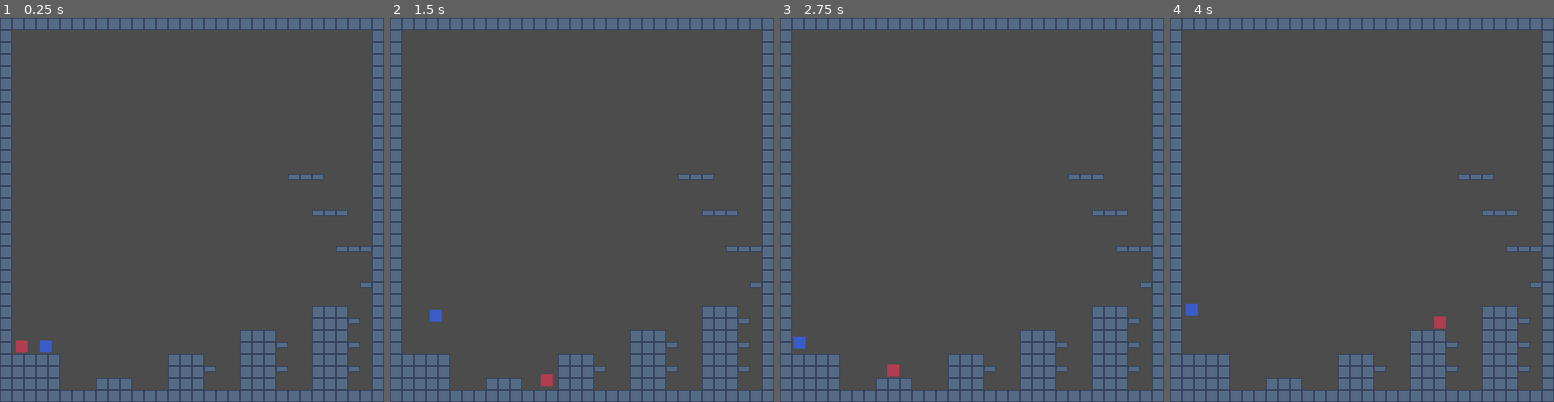
Above: before the commit, frames 1-4 (left to right).
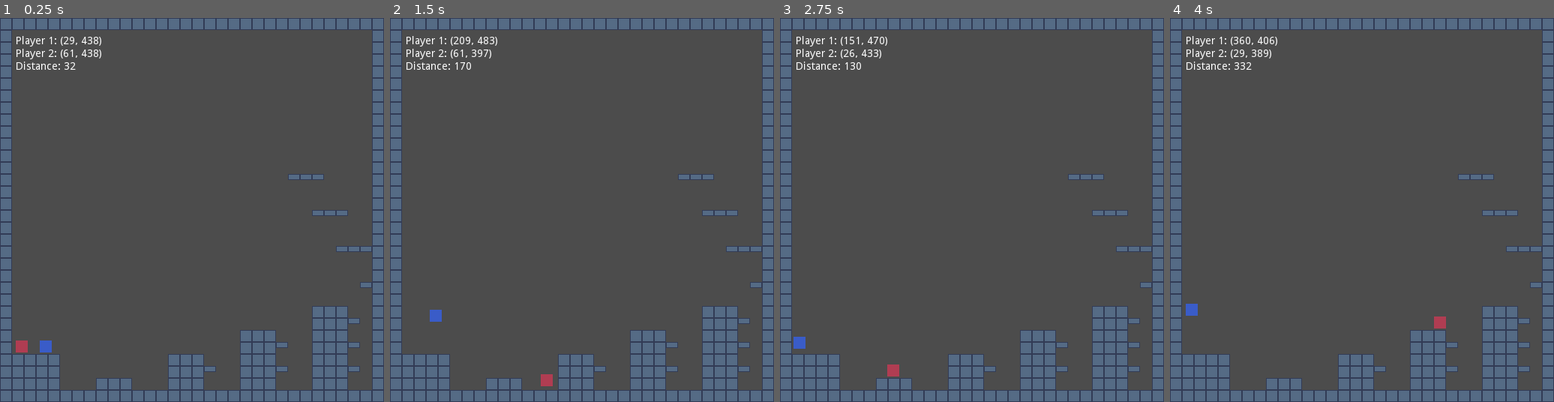
Above: after the commit, the same moments.

Repository: Llivol/Seasons
Game: Godot game, scene res://levels/Playground.tscn
The game is run twice, just before and just after one commit, with the same random seed, the same clock (stepped at 60 frames per second) and the same inputs. Before the commit the project starts from res://levels/Demo.tscn.
Inputs:
- Up to frame 1 (0.25 s): no input
- Up to frame 2 (1.5 s): tap Enter at 0.5 s; hold W (jump_p1) 0.53-1.28 s; hold D (move_right_p1) from 0.53 s (still down); tap Up (jump_p2) at 0.8, 1.35 s
- Up to frame 3 (2.75 s): tap W (jump_p1) at 1.52, 1.55, 1.82 s; release D (move_right_p1) at 2.03 s; hold A (move_left_p1) from 2.03 s (still down); hold Left (move_left_p2) from 2.03 s (still down); tap Up (jump_p2) at 2.3 s
- Up to frame 4 (4 s): release A (move_left_p1) at 2.78 s; release Left (move_left_p2) at 2.78 s; hold D (move_right_p1) from 2.78 s (still down); tap Right (move_right_p2) at 2.85 s; tap W (jump_p1) at 3.02, 3.05, 3.32 s; hold W (jump_p1) from 3.53 s (still down); tap Up (jump_p2) at 3.8 s

The runs differ from the first frame. In frame 1, 0.5% of the frame differs, in the area x 4-27%, y 4-14%; in frame 2, 0.5%; in frame 3, 0.5%; in frame 4, 0.5%, in the area x 4-28%, y 4-14%.

Commit message:
Player Class Encapsulation
- Created a Player.gd that encapsulates functions for both player1 and player2. 
-Print players' positions and distance

Diff:
--- /dev/null
+++ b/Seasons-project/Global.gd
@@ -0,0 +1,15 @@
+extends Node
+
+const ROPE_MAX_DISTANCE = 64
+
+# Declare member variables here. Examples:
+# var a = 2
+# var b = "text"
+
+# Called when the node enters the scene tree for the first time.
+func _ready():
+	pass # Replace with function body.
+
+# Called every frame. 'delta' is the elapsed time since the previous frame.
+#func _process(delta):
+#	pass
--- /dev/null
+++ b/Seasons-project/levels/Playground.gd
@@ -0,0 +1,33 @@
+extends Node2D
+
+const ROPE_MAX_DISTANCE = 256
+
+# Declare member variables here. Examples:
+var player1
+var player2
+var l_player1
+var l_player2
+var l_distance
+
+# Called when the node enters the scene tree for the first time.
+func _ready():
+	player1 = get_node("player1")
+	player2 = get_node("player2")
+	l_player1 = get_node("player1_pos")
+	l_player2 = get_node("player2_pos")
+	l_distance = get_node("distance")
+	pass # Replace with function body.
+
+# Called every frame. 'delta' is the elapsed time since the previous frame.
+func _process(delta):
+	l_player1.set_text(str("Player 1: (", _round_to_dec(player1.global_position.x, 0), ", ", _round_to_dec(player1.global_position.y, 0), ")"))
+	l_player2.set_text(str("Player 2: (", _round_to_dec(player2.global_position.x, 0), ", ", _round_to_dec(player2.global_position.y, 0), ")"))
+	l_distance.set_text(str("Distance: ", _round_to_dec(_get_distance(), 0)))
+	pass
+
+func _round_to_dec(num, digit):
+    return round(num * pow(10.0, digit)) / pow(10.0, digit)
+
+
+func _get_distance():
+	return player1.global_position.distance_to(player2.global_position)
--- a/Seasons-project/levels/Demo.tscn
+++ b/Seasons-project/levels/Playground.tscn
@@ -1,20 +1,21 @@
-[gd_scene load_steps=9 format=2]
+[gd_scene load_steps=10 format=2]
 
-[ext_resource path="res://_src/ph_wall.png" type="Texture" id=1]
-[ext_resource path="res://_src/ph_wall_single_way.png" type="Texture" id=2]
-[ext_resource path="res://_src/ph_bg.png" type="Texture" id=3]
-[ext_resource path="res://player/player1.tscn" type="PackedScene" id=4]
-[ext_resource path="res://player/player2.tscn" type="PackedScene" id=5]
+[ext_resource path="res://levels/Playground.gd" type="Script" id=1]
+[ext_resource path="res://_src/ph_wall.png" type="Texture" id=2]
+[ext_resource path="res://_src/ph_wall_single_way.png" type="Texture" id=3]
+[ext_resource path="res://_src/ph_bg.png" type="Texture" id=4]
+[ext_resource path="res://player/player1.tscn" type="PackedScene" id=5]
+[ext_resource path="res://player/player2.tscn" type="PackedScene" id=6]
 
 [sub_resource type="ConvexPolygonShape2D" id=1]
 points = PoolVector2Array( 0, 0, 16, 0, 16, 16, 0, 16 )
 
-[sub_resource type="ConvexPolygonShape2D" id=3]
+[sub_resource type="ConvexPolygonShape2D" id=2]
 points = PoolVector2Array( 0, 0, 16, 0, 16, 16, 0, 16 )
 
-[sub_resource type="TileSet" id=2]
+[sub_resource type="TileSet" id=3]
 0/name = "ph_wall.png 0"
-0/texture = ExtResource( 1 )
+0/texture = ExtResource( 2 )
 0/tex_offset = Vector2( 0, 0 )
 0/modulate = Color( 1, 1, 1, 1 )
 0/region = Rect2( 0, 0, 16, 16 )
@@ -56,17 +57,39 @@
 2/shapes = [  ]
 2/z_index = 1
 
-[node name="Demo" type="Node2D"]
+[node name="Playground" type="Node2D"]
+script = ExtResource( 1 )
 
 [node name="TileMap" type="TileMap" parent="."]
-tile_set = SubResource( 2 )
+tile_set = SubResource( 3 )
 cell_size = Vector2( 16, 16 )
 format = 1
 tile_data = PoolIntArray( 0, 0, 0, 1, 0, 0, 2, 0, 0, 3, 0, 0, 4, 0, 0, 5, 0, 0, 6, 0, 0, 7, 0, 0, 8, 0, 0, 9, 0, 0, 10, …(2702 unchanged characters)…
 
-[node name="player1" parent="." instance=ExtResource( 4 )]
+[node name="player1" parent="." instance=ExtResource( 5 )]
 position = Vector2( 29.479, 428.058 )
 
-[node name="player2" parent="." instance=ExtResource( 5 )]
+[node name="player2" parent="." instance=ExtResource( 6 )]
 position = Vector2( 61.479, 428.058 )
 collision/safe_margin = 0.01
+
+[node name="player1_pos" type="Label" parent="."]
+margin_left = 21.0
+margin_top = 23.8
+margin_right = 128.0
+margin_bottom = 37.8
+text = "Player 1: "
+
+[node name="player2_pos" type="Label" parent="."]
+margin_left = 21.0
+margin_top = 40.9
+margin_right = 128.0
+margin_bottom = 54.9
+text = "Player 2: "
+
+[node name="distance" type="Label" parent="."]
+margin_left = 21.0
+margin_top = 58.0
+margin_right = 128.0
+margin_bottom = 72.0
+text = "Distance: "
--- /dev/null
+++ b/Seasons-project/player/Player.gd
@@ -0,0 +1,109 @@
+extends Node
+
+# Member variables
+const GRAVITY = 2250 # pixels/second/second
+
+# Angle in degrees towards either side that the player can consider "floor"
+const FLOOR_ANGLE_TOLERANCE = 40
+const WALK_FORCE = 1000
+const WALK_MIN_SPEED = 10
+const WALK_MAX_SPEED = 250
+const STOP_FORCE = 5000
+const JUMP_SPEED = 500
+const JUMP_MAX_AIRBORNE_TIME = 0.01
+
+const SLIDE_STOP_VELOCITY = 0.0 # one pixel/second
+const SLIDE_STOP_MIN_TRAVEL = 0.0 # one pixel
+
+enum PlayerStates {
+	idle,		#0
+	walk,		#1
+	jump,		#2
+	hover		#3
+	falling		#4
+}
+
+var _state
+var _velocity
+var _force
+
+var _on_air_time = 100
+var _prev_jump_pressed = false
+
+func _init():
+	self._state = 0
+	self._velocity = Vector2()
+	self._force = Vector2()
+
+
+func set_state(state):
+	self._state = state
+
+func get_state():
+	return self._state
+
+func set_velocity(velocity):
+	self._velocity = velocity
+
+func get_velocity():
+	return self._velocity
+
+func set_force(force):
+	self._force = force
+
+func set_force_gravity():
+	self._force = Vector2(0, GRAVITY)
+
+func get_force():
+	return self._force
+
+func set_on_air_time(on_air_time):
+	self._on_air_time = on_air_time
+
+func get_on_air_time():
+	return self._on_air_time
+
+func set_prev_jump_pressed(prev_jump_pressed):
+	self._prev_jump_pressed = prev_jump_pressed
+
+func get_prev_jump_pressed():
+	return self._prev_jump_pressed
+
+
+func walk(walk_left, walk_right, delta):
+	if walk_left:
+		if self._velocity.x <= WALK_MIN_SPEED and self._velocity.x > -WALK_MAX_SPEED:
+			self._force.x -= WALK_FORCE
+			self._state = 1
+	elif walk_right:
+		if self._velocity.x >= -WALK_MIN_SPEED and self._velocity.x < WALK_MAX_SPEED:
+			self._force.x += WALK_FORCE
+			self._state = 1
+
+	if self._state == 0:
+		var vsign = sign(self._velocity.x)
+		var vlen = abs(self._velocity.x)
+
+		vlen -= STOP_FORCE * delta
+		if vlen < 0:
+			vlen = 0
+
+		self._velocity.x = vlen * vsign
+
+	# Integrate forces to velocity
+	self._velocity += self._force * delta
+
+
+func jump(jump, delta):
+	if self._state == 2 and self._velocity.y > 0:
+		# If falling, no longer jumping
+		self._state = 4
+
+	if self._on_air_time < JUMP_MAX_AIRBORNE_TIME and jump and not self._prev_jump_pressed and self._state != 2:
+		# Jump must also be allowed to happen if the character left the floor a little bit ago.
+		# Makes controls more snappy.
+		self._velocity.y = -JUMP_SPEED
+		self._state = 2
+
+	self._on_air_time += delta
+	self._prev_jump_pressed = jump
--- a/Seasons-project/player/PlayerConstants.gd
+++ b/Seasons-project/player/PlayerConstants.gd
@@ -14,3 +14,11 @@
 
 const SLIDE_STOP_VELOCITY = 0.0 # one pixel/second
 const SLIDE_STOP_MIN_TRAVEL = 0.0 # one pixel
+
+enum PlayerStates {
+	idle,		#0
+	walk,		#1
+	jump,		#2
+	hover		#3
+	falling		#4
+}
--- a/Seasons-project/player/player1.gd
+++ b/Seasons-project/player/player1.gd
@@ -1,60 +1,27 @@
 extends KinematicBody2D
 
-onready var player_constants = get_node("/root/PlayerConstants")
+var Player = load("res://player/Player.gd")
 
-var velocity = Vector2()
-var on_air_time = 100
-var jumping = false
-
-var prev_jump_pressed = false
-
+var player = Player.new()
 
 func _physics_process(delta):
 	# Create forces
-	var force = Vector2(0, player_constants.GRAVITY)
+	player.set_force_gravity()
 
 	var walk_left = Input.is_action_pressed("move_left_p1")
 	var walk_right = Input.is_action_pressed("move_right_p1")
 	var jump = Input.is_action_pressed("jump_p1")
 
-	var stop = true
+	player.set_state(0)
 
-	if walk_left:
-		if velocity.x <= player_constants.WALK_MIN_SPEED and velocity.x > -player_constants.WALK_MAX_SPEED:
-			force.x -= player_constants.WALK_FORCE
-			stop = false
-	elif walk_right:
-		if velocity.x >= -player_constants.WALK_MIN_SPEED and velocity.x < player_constants.WALK_MAX_SPEED:
-			force.x += player_constants.WALK_FORCE
-			stop = false
+	player.walk(walk_left, walk_right, delta)
 
-	if stop:
-		var vsign = sign(velocity.x)
-		var vlen = abs(velocity.x)
-
-		vlen -= player_constants.STOP_FORCE * delta
-		if vlen < 0:
-			vlen = 0
-
-		velocity.x = vlen * vsign
-
-	# Integrate forces to velocity
-	velocity += force * delta
 	# Integrate velocity into motion and move
-	velocity = move_and_slide(velocity, Vector2(0, -1))
+	var aux_velocity
+	aux_velocity = move_and_slide(player.get_velocity(), Vector2(0, -1))
+	player.set_velocity(aux_velocity)
 
 	if is_on_floor():
-		on_air_time = 0
+		player.set_on_air_time(0)
 
-	if jumping and velocity.y > 0:
-		# If falling, no longer jumping
-		jumping = false
-
-	if on_air_time < player_constants.JUMP_MAX_AIRBORNE_TIME and jump and not prev_jump_pressed and not jumping:
-		# Jump must also be allowed to happen if the character left the floor a little bit ago.
-		# Makes controls more snappy.
-		velocity.y = -player_constants.JUMP_SPEED
-		jumping = true
-
-	on_air_time += delta
-	prev_jump_pressed = jump
+	player.jump(jump, delta)
--- a/Seasons-project/player/player2.gd
+++ b/Seasons-project/player/player2.gd
@@ -1,60 +1,27 @@
 extends KinematicBody2D
 
-onready var player_constants = get_node("/root/PlayerConstants")
+var Player = load("res://player/Player.gd")
 
-var velocity = Vector2()
-var on_air_time = 100
-var jumping = false
-
-var prev_jump_pressed = false
-
+var player = Player.new()
 
 func _physics_process(delta):
 	# Create forces
-	var force = Vector2(0, player_constants.GRAVITY)
+	player.set_force_gravity()
 
 	var walk_left = Input.is_action_pressed("move_left_p2")
 	var walk_right = Input.is_action_pressed("move_right_p2")
 	var jump = Input.is_action_pressed("jump_p2")
 
-	var stop = true
+	player.set_state(0)
 
-	if walk_left:
-		if velocity.x <= player_constants.WALK_MIN_SPEED and velocity.x > -player_constants.WALK_MAX_SPEED:
-			force.x -= player_constants.WALK_FORCE
-			stop = false
-	elif walk_right:
-		if velocity.x >= -player_constants.WALK_MIN_SPEED and velocity.x < player_constants.WALK_MAX_SPEED:
-			force.x += player_constants.WALK_FORCE
-			stop = false
+	player.walk(walk_left, walk_right, delta)
 
-	if stop:
-		var vsign = sign(velocity.x)
-		var vlen = abs(velocity.x)
-
-		vlen -= player_constants.STOP_FORCE * delta
-		if vlen < 0:
-			vlen = 0
-
-		velocity.x = vlen * vsign
-
-	# Integrate forces to velocity
-	velocity += force * delta
 	# Integrate velocity into motion and move
-	velocity = move_and_slide(velocity, Vector2(0, -1))
+	var aux_velocity
+	aux_velocity = move_and_slide(player.get_velocity(), Vector2(0, -1))
+	player.set_velocity(aux_velocity)
 
 	if is_on_floor():
-		on_air_time = 0
+		player.set_on_air_time(0)
 
-	if jumping and velocity.y > 0:
-		# If falling, no longer jumping
-		jumping = false
-
-	if on_air_time < player_constants.JUMP_MAX_AIRBORNE_TIME and jump and not prev_jump_pressed and not jumping:
-		# Jump must also be allowed to happen if the character left the floor a little bit ago.
-		# Makes controls more snappy.
-		velocity.y = -player_constants.JUMP_SPEED
-		jumping = true
-
-	on_air_time += delta
-	prev_jump_pressed = jump
+	player.jump(jump, delta)
--- a/Seasons-project/project.godot
+++ b/Seasons-project/project.godot
@@ -16,7 +16,7 @@
 [application]
 
 config/name="Seasons"
-run/main_scene="res://levels/Demo.tscn"
+run/main_scene="res://levels/Playground.tscn"
 config/icon="res://icon.png"
 
 [autoload]
@@ -27,7 +27,6 @@
 
 window/size/width=512
 window/size/height=512
-window/size/borderless=true
 
 [input]
 
Not shown: 2 places in Seasons-project/levels/Playground.tscn that only renumber resources
